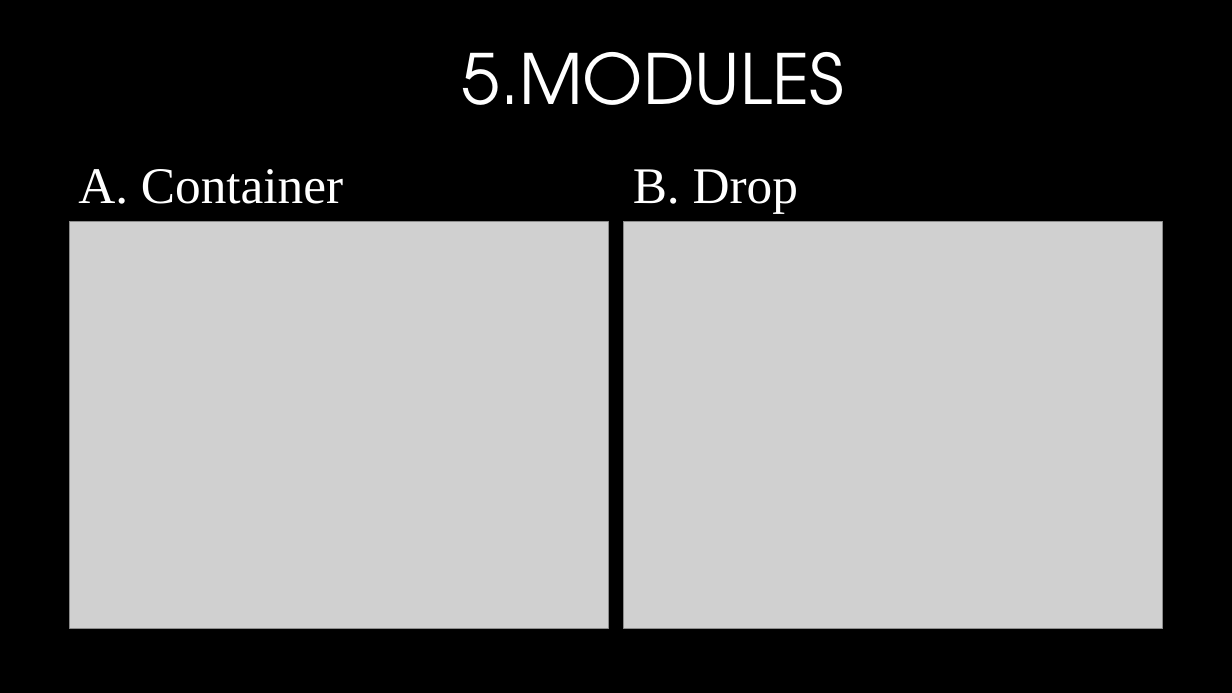
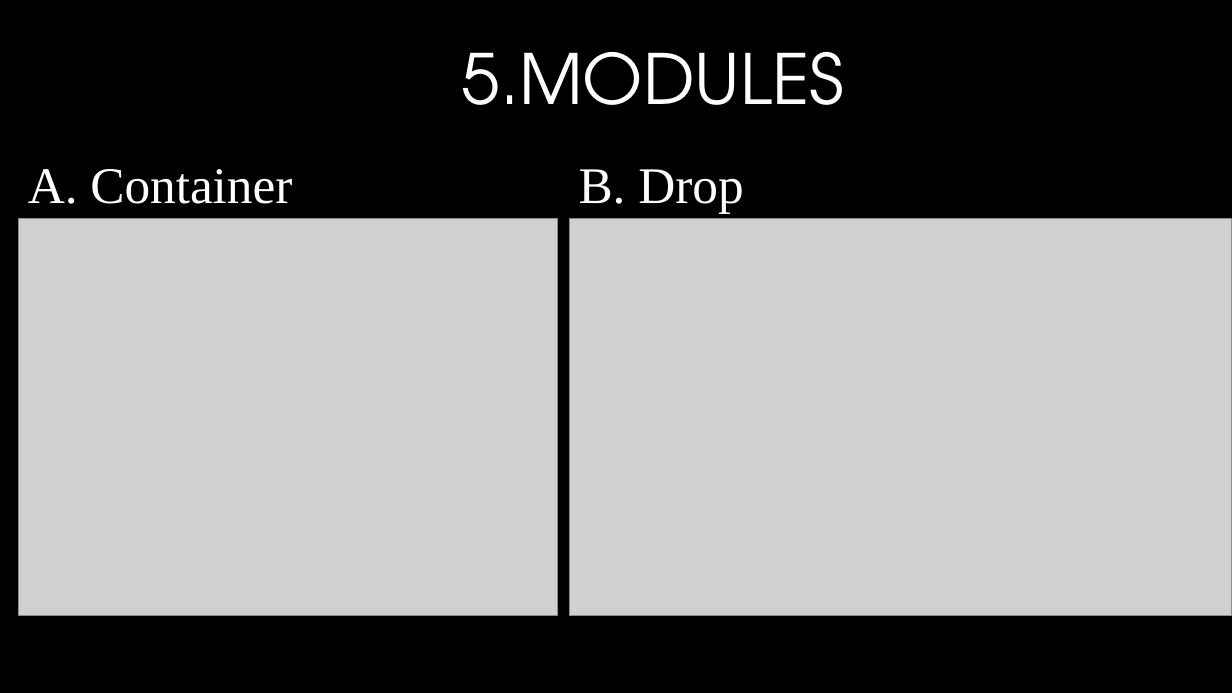
Before and after one commit to Rohith-Innamuri/OilSpill-Game, a slide deck: slide 7 of Project ppt.pptx. Drawn at 1232x693 pixels with LibreOffice and Linux fonts; fonts in the diff are those of the drawing; grey boxes stand for pictures; background and template pictures are left out. Boxes give left, top, right and bottom in pixels: in the first picture for what was removed or moved away, otherwise in the second. Text is boxed around its words. In the diff, an @@ line names an element or a change of style, - is before the commit and + after.

```diff
--- a/Project ppt.pptx
+++ b/Project ppt.pptx
@@ text "A. Container" moved from (x1=78, y1=169, x2=343, y2=204) to (x1=28, y1=169, x2=292, y2=204) @@
@@ text "B. Drop" moved from (x1=633, y1=169, x2=798, y2=213) to (x1=579, y1=169, x2=743, y2=213) @@
@@ picture resized from (x1=69, y1=222, x2=608, y2=628) to (x1=18, y1=219, x2=557, y2=616) @@
@@ picture resized from (x1=624, y1=222, x2=1163, y2=628) to (x1=569, y1=219, x2=1232, y2=616) @@
```
Also in this commit, not shown: 7 other slides changed, 2 slides added, 18 other files.
